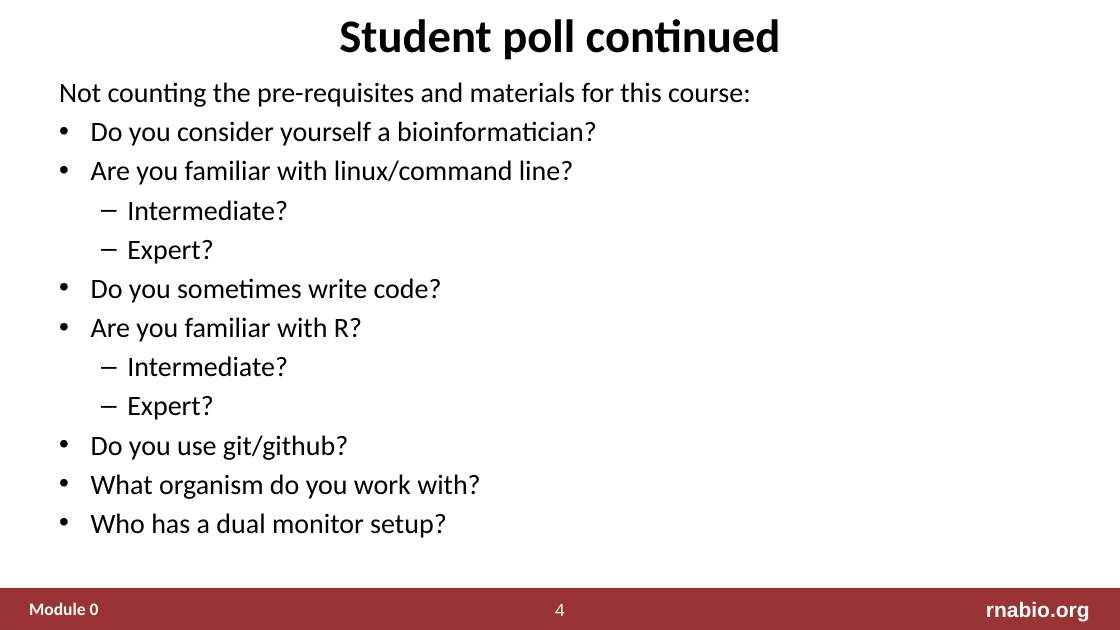
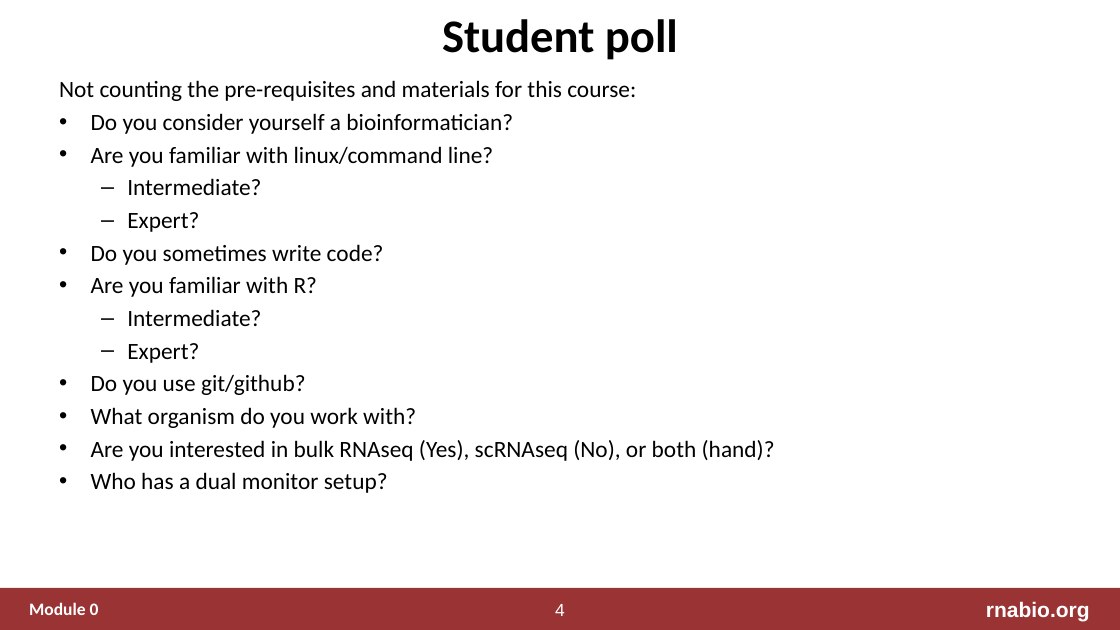
Before and after one commit to griffithlab/rnabio.org, a slide deck: slide 4 of assets/lectures/cbw/2020/full/RNASeq_Module0_Introductions.pptx. Drawn at 1120x630 pixels with LibreOffice and Linux fonts; fonts in the diff are those of the drawing. Boxes give left, top, right and bottom in pixels: in the first picture for what was removed or moved away, otherwise in the second. Text is boxed around its words. In the diff, an @@ line names an element or a change of style, - is before the commit and + after.

```diff
--- a/assets/lectures/cbw/2020/full/RNASeq_Module0_Introductions.pptx
+++ b/assets/lectures/cbw/2020/full/RNASeq_Module0_Introductions.pptx
@@ title at box(442, 19, 678, 60): text changed @@
-Student poll continued
+Student poll
@@ text at box(59, 80, 636, 493): size 24 to 20 pt in "Not counting the pre-requisites and materials for ...", "Do you consider yourself a bioinformatician?", "Are you familiar with linux/command line?", "Intermediate?" and 8 more places @@
@@ text at box(91, 440, 775, 461): paragraph added @@
+• Are you interested in bulk RNAseq (Yes), scRNAseq (No), or both (hand)?
```
Also in this commit, not shown: 1 other slide changed, 2 other files.
